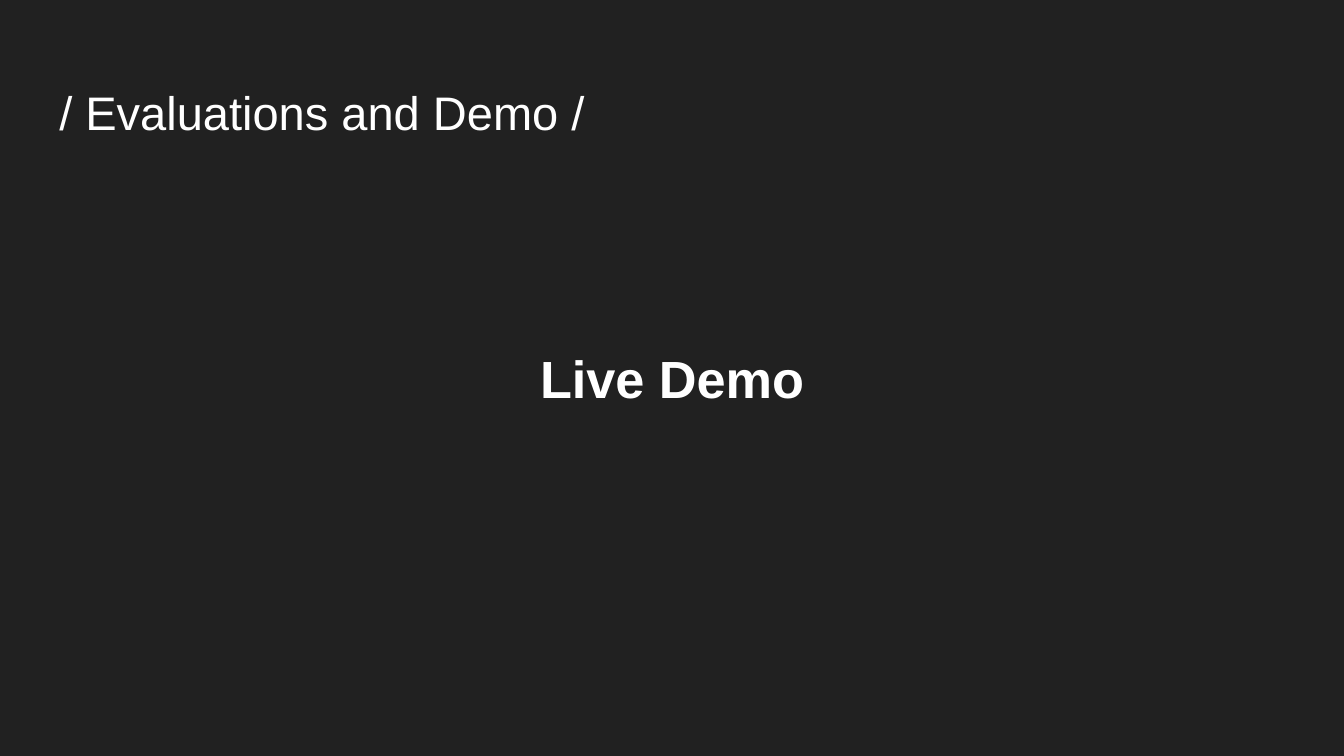
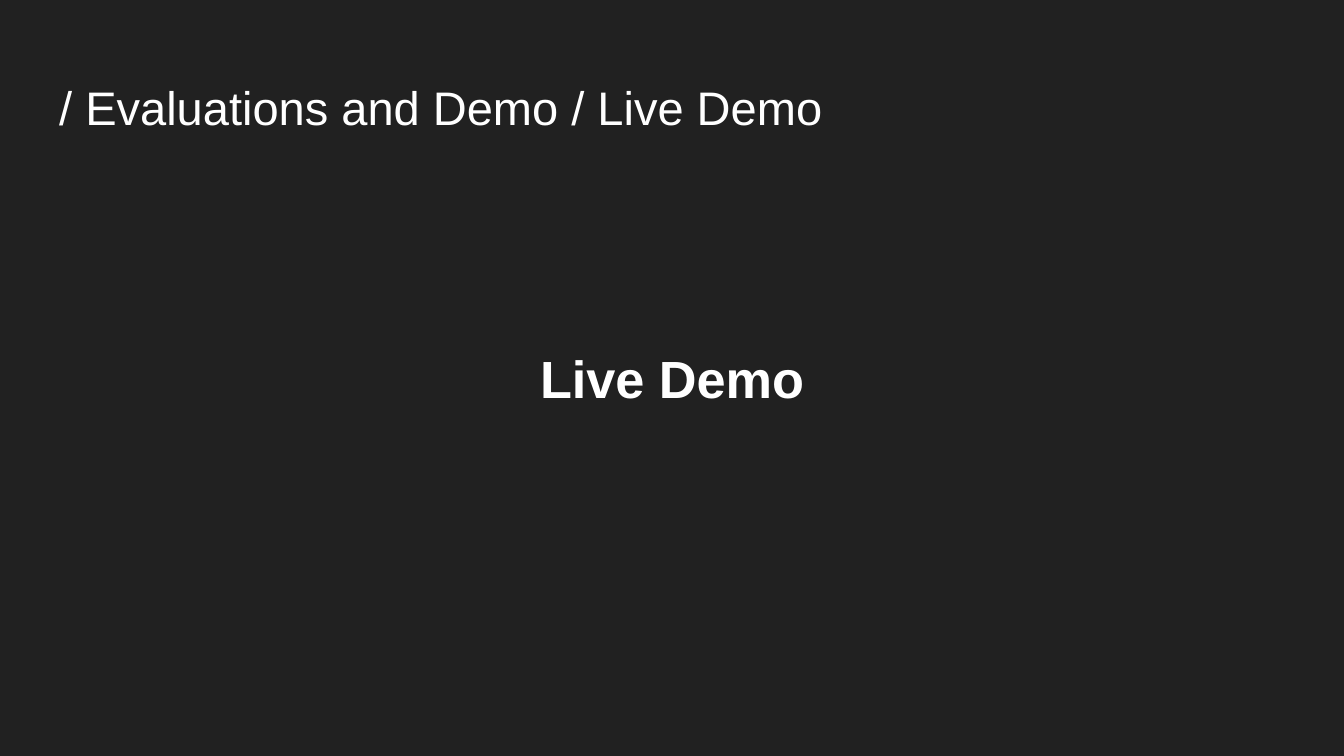
Before and after one commit to YanzhenHuang/CISC3025-Name-Entity, a slide deck: slide 23 of CISC3025-Project3-Presentation.pptx. Drawn at 1344x756 pixels with LibreOffice and Linux fonts; fonts in the diff are those of the drawing. Boxes give left, top, right and bottom in pixels: in the first picture for what was removed or moved away, otherwise in the second. Text is boxed around its words. In the diff, an @@ line names an element or a change of style, - is before the commit and + after.

```diff
--- a/CISC3025-Project3-Presentation.pptx
+++ b/CISC3025-Project3-Presentation.pptx
@@ title at [85, 91, 822, 126]: text changed @@
-/ Evaluations and Demo /
+/ Evaluations and Demo / Live Demo
```
Also in this commit, not shown: 2 other slides changed, 2 other files.
